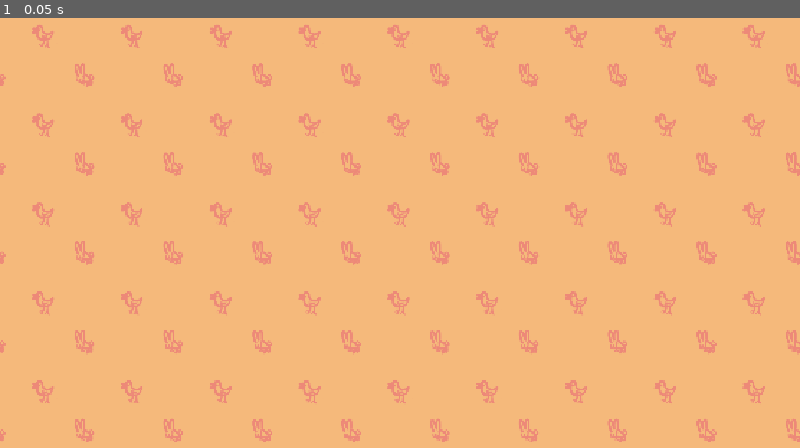
Above: before the commit, frame 1.
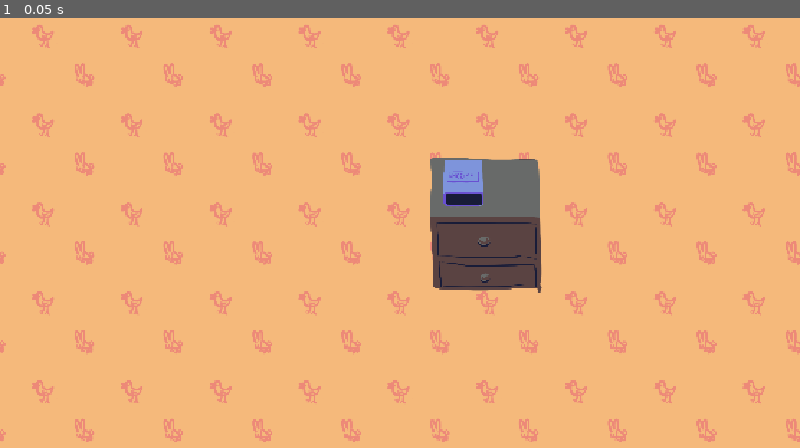
Above: after the commit, the same moment.

Repository: harperstoeckle/be_late_for_work
Game: Godot game, scene res://scenes/main.tscn
Two runs of this game, one before a commit and one after it. Both use one fixed random seed, a clock stepped at 60 frames per second and the inputs below. Sound files missing from this copy of the repository are replaced by a short silence.
Inputs:
- Up to frame 1 (0.05 s): no input

The runs differ from the first frame. In frame 1, 4.2% of the frame differs, in the area x 53-68%, y 32-64%.

Commit message:
Add the alarm clock and nightstand

Diff:
--- a/scenes/main.tscn
+++ b/scenes/main.tscn
@@ -7,6 +7,8 @@
 [ext_resource type="AudioStream" uid="uid://d3k8a2chpsol5" path="res://audio/525179__sophia_c__plastic-impact-2-hit-with-axe.wav" id="5_tbgi4"]
 [ext_resource type="AudioStream" uid="uid://drxytpokc1apa" path="res://audio/193676__deleted_user_2814878__gatedenied.wav" id="6_tefeu"]
 [ext_resource type="Texture2D" uid="uid://dpr8arjjs4whb" path="res://textures/wallpaper.png" id="7_o6xl0"]
+[ext_resource type="Texture2D" uid="uid://c1nm57vw33doy" path="res://textures/nightstand.png" id="8_85g3d"]
+[ext_resource type="Texture2D" uid="uid://bjx12s0xev8j4" path="res://textures/alarm_clock_base.png" id="8_tipki"]
 
 [node name="Main" type="Node2D" unique_id=1497394274]
 script = ExtResource("1_o5qli")
@@ -49,3 +51,13 @@
 mouse_filter = 2
 texture = ExtResource("7_o6xl0")
 stretch_mode = 1
+
+[node name="Nightstand" type="Sprite2D" parent="." unique_id=1406322094]
+position = Vector2(700.4, 321.4)
+scale = Vector2(0.4, 0.4)
+texture = ExtResource("8_85g3d")
+
+[node name="AlarmClockBase" type="Sprite2D" parent="." unique_id=1383037053]
+position = Vector2(668.4, 265.4)
+scale = Vector2(0.3, 0.3)
+texture = ExtResource("8_tipki")
Binary file added: textures/alarm_clock_base.png
Not shown, added: textures/alarm_clock_base.png.import
Binary file added: textures/nightstand.png
Not shown, added: textures/nightstand.png.import
Not shown, added: textures/alarm_clock_base.kra
Not shown, added: textures/nightstand.kra
